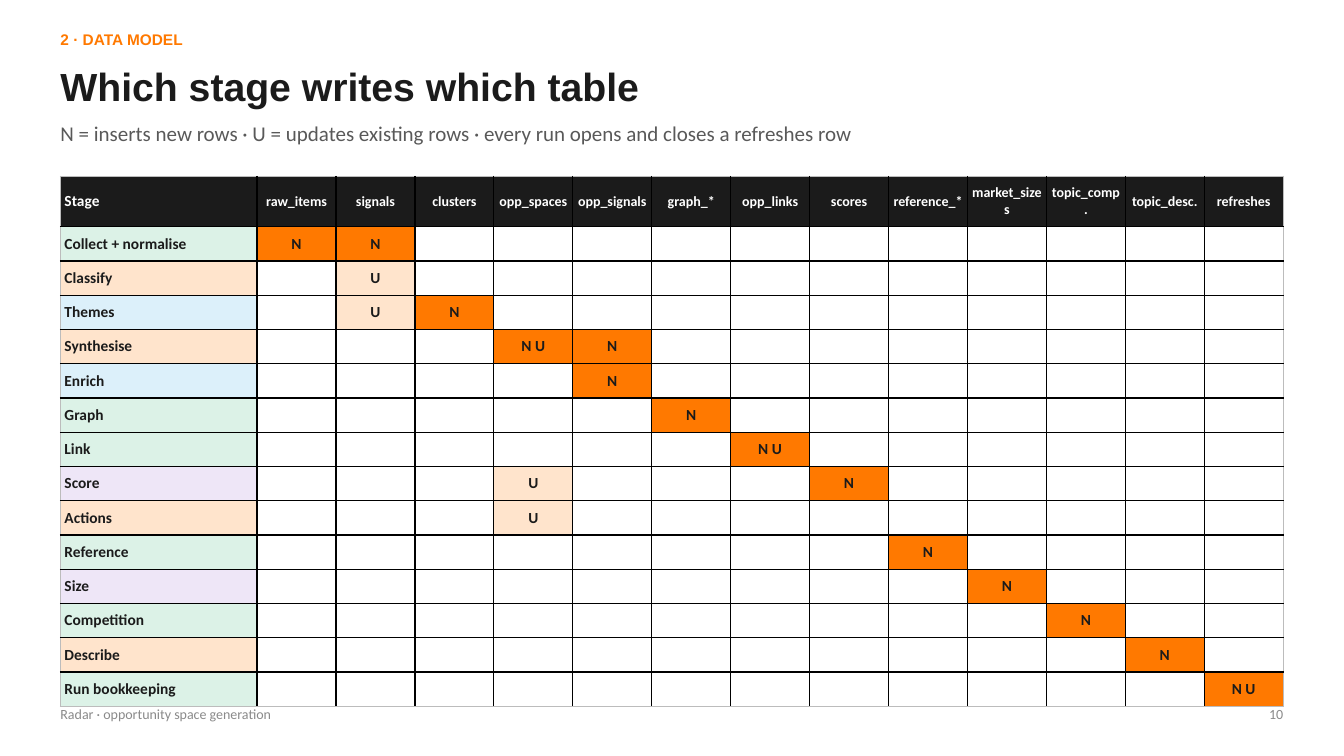
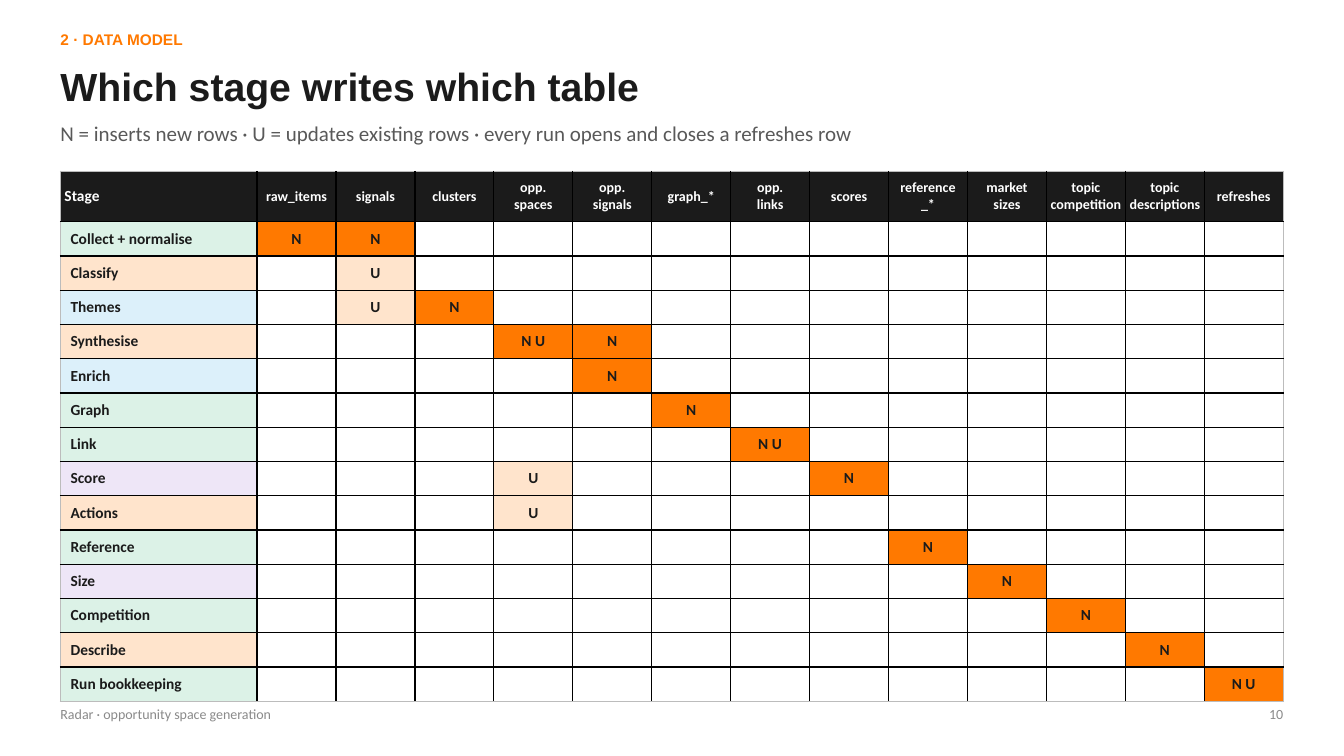
Before and after one commit to stepvda/orange_merge, a slide deck: slide 10 of docs/generation.pptx. Drawn at 1344x756 pixels with LibreOffice and Linux fonts; fonts in the diff are those of the drawing. Boxes give left, top, right and bottom in pixels: in the first picture for what was removed or moved away, otherwise in the second. Text is boxed around its words. In the diff, an @@ line names an element or a change of style, - is before the commit and + after.

```diff
--- a/docs/generation.pptx
+++ b/docs/generation.pptx
@@ table at (x1=60, y1=171, x2=1279, y2=696) @@
-row 1: Stage | raw_items | signals | clusters | opp_spaces | opp_signals | graph_* | opp_links | scores | reference_* | market_sizes | topic_comp. | topic_desc. | refreshes
+row 1: Stage | raw_items | signals | clusters | opp. / spaces | opp. / signals | graph_* | opp. / links | scores | reference / _* | market / sizes | topic / competition | topic / descriptions | refreshes
@@ table moved from (x1=60, y1=176, x2=1279, y2=701) to (x1=60, y1=171, x2=1279, y2=696) @@
```
Also in this commit, not shown: 9 other slides changed, 2 other files.
